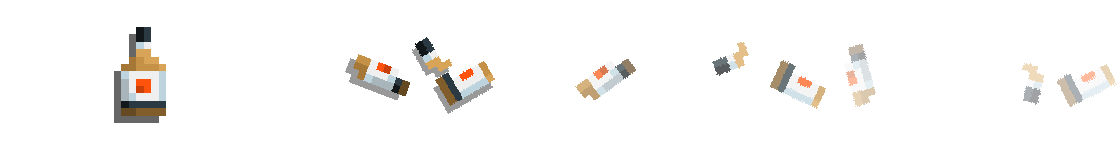
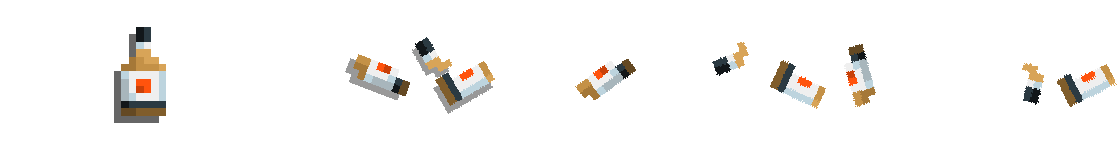
Layered file, before and after one edit (1120px x 150px). Changes by layer:
"bottle-3" (1st of 2): opacity 40% → 100% over [844, 44, 1117, 107]
"bottle-3" (2nd of 2): opacity 70% → 100% over [575, 42, 826, 109]
